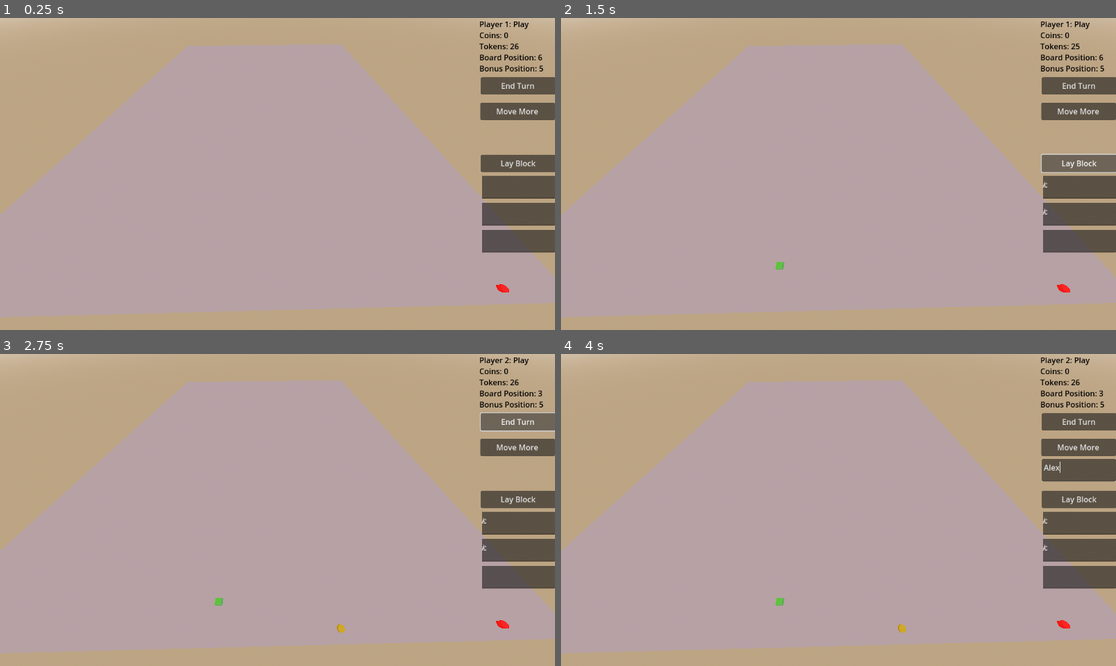
Above: before the commit, frames 1-4 (two rows, left to right).
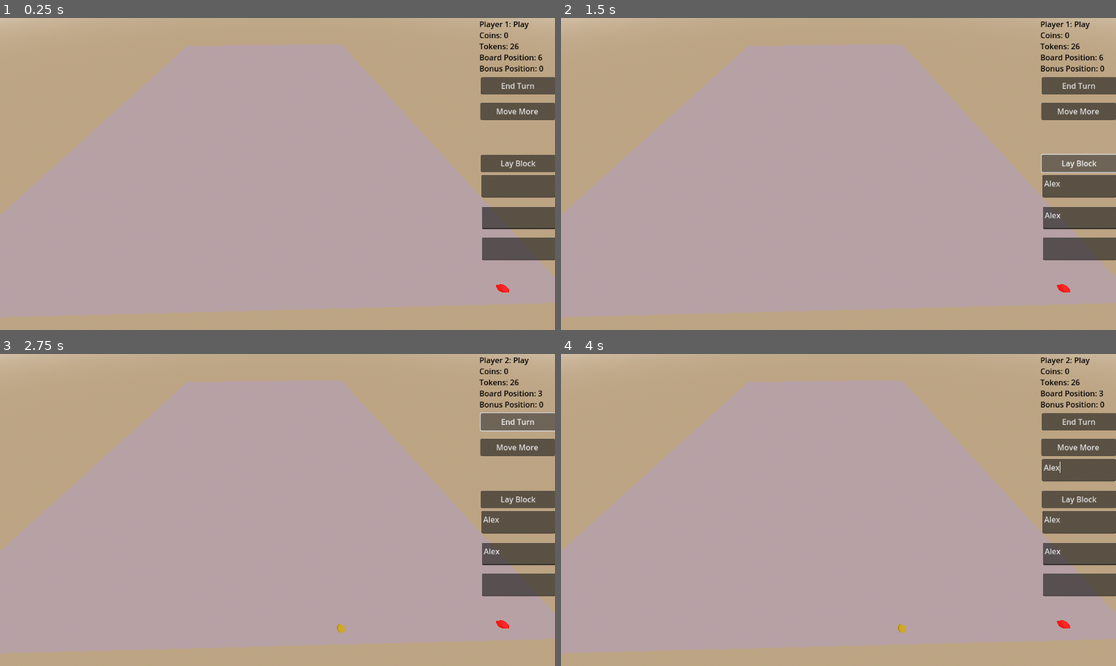
Above: after the commit, the same moments.

Repository: internot169/CasaGrande
Game: Godot game, scene res://main.tscn
The game is run twice, just before and just after one commit, with the same random seed, the same clock (stepped at 60 frames per second) and the same inputs.
Inputs (mouse positions are in pixels of both pictures, inside the frame that each line leads up to):
- Up to frame 1 (0.25 s): no input
- Up to frame 2 (1.5 s): click (1077, 186) at 0.52 s; type "Alex" at 0.6 s; click (1077, 214) at 0.75 s; type "Alex" at 0.83 s; click "Lay Block" at 1.25 s
- Up to frame 3 (2.75 s): click "End Turn" at 2 s
- Up to frame 4 (4 s): click "Move More" at 2.75 s; click (1077, 469) at 3.52 s; type "Alex" at 3.6 s

The runs differ from the first frame. In frame 1, 1.1% of the frame differs, in the area x 86-100%, y 15-78%; in frame 2, 1.2%, in the area x 38-100%, y 8-81%; in frame 3, 1.2%; in frame 4, 1.2%.

Commit message:
Instantiation miscellaneous bug fixes

Diff:
--- a/CasaGrande/board.gd
+++ b/CasaGrande/board.gd
@@ -12,12 +12,14 @@
 	return get_node(positions[id]).position
 
 func lay_block(x, y, z):
+	if(blocks[x][y][z] == null):
+		return
 	var block = load("res://block.tscn").instantiate()
 	get_tree().get_root().add_child(block)
 	blocks[x][y][z] = block
 	block.new_color = get_node("../GameManager").curr_player.new_color
 
-	block.position = Vector3(x + 4, y, z + 4)
+	block.position = Vector3((x + 4) * -1, y, (z + 4))
 
 	get_node("../GameManager").curr_player.tokens_left -= 1
 
--- a/CasaGrande/token.gd
+++ b/CasaGrande/token.gd
@@ -22,4 +22,9 @@
 
 func check_corner():
 	if(board_position == 0 || board_position == 5 || board_position == 10 || board_position == 15):
-		money += 3
+		bonus_position += 3
+
+func _process(delta):
+	if (bonus_position >= 9):
+		money += 9
+	bonus_position = 0
--- a/CasaGrande/ui.tscn
+++ b/CasaGrande/ui.tscn
@@ -43,28 +43,22 @@
 "
 
 [node name="TextEdit" type="TextEdit" parent="LayBlock"]
-layout_mode = 0
-offset_left = 2.0
-offset_top = 44.0
-offset_right = 635.0
-offset_bottom = 91.0
-scale = Vector2(0.24, 1)
+offset_left = 1.0
+offset_top = 42.0
+offset_right = 155.0
+offset_bottom = 89.0
 
 [node name="TextEdit2" type="TextEdit" parent="LayBlock"]
-layout_mode = 0
 offset_left = 2.0
-offset_top = 100.0
-offset_right = 635.0
-offset_bottom = 147.0
-scale = Vector2(0.24, 1)
+offset_top = 108.0
+offset_right = 156.0
+offset_bottom = 155.0
 
 [node name="TextEdit3" type="TextEdit" parent="LayBlock"]
-layout_mode = 0
 offset_left = 2.0
-offset_top = 156.0
-offset_right = 635.0
-offset_bottom = 203.0
-scale = Vector2(0.24, 1)
+offset_top = 172.0
+offset_right = 156.0
+offset_bottom = 219.0
 
 [node name="LayPlatform" type="Button" parent="."]
 visible = false
